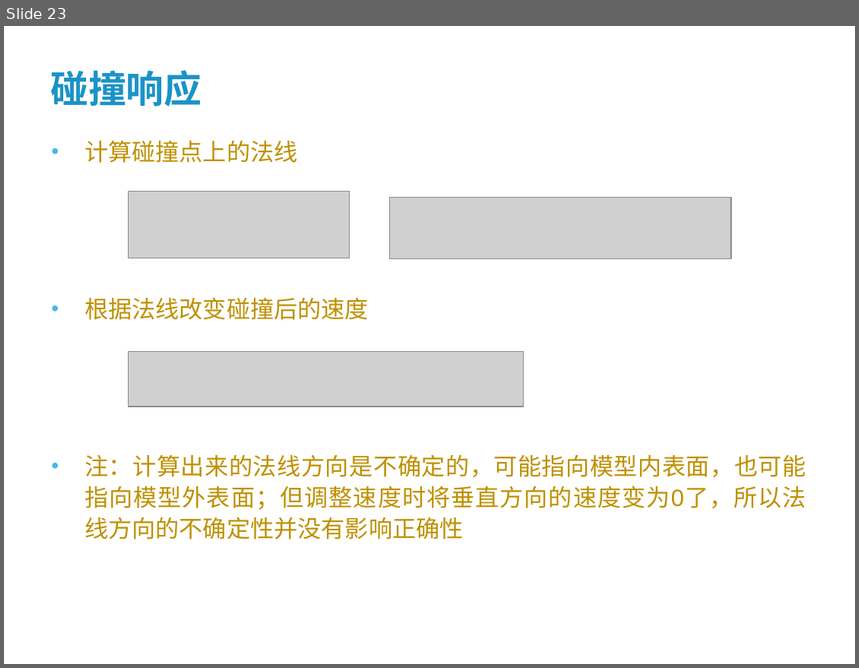
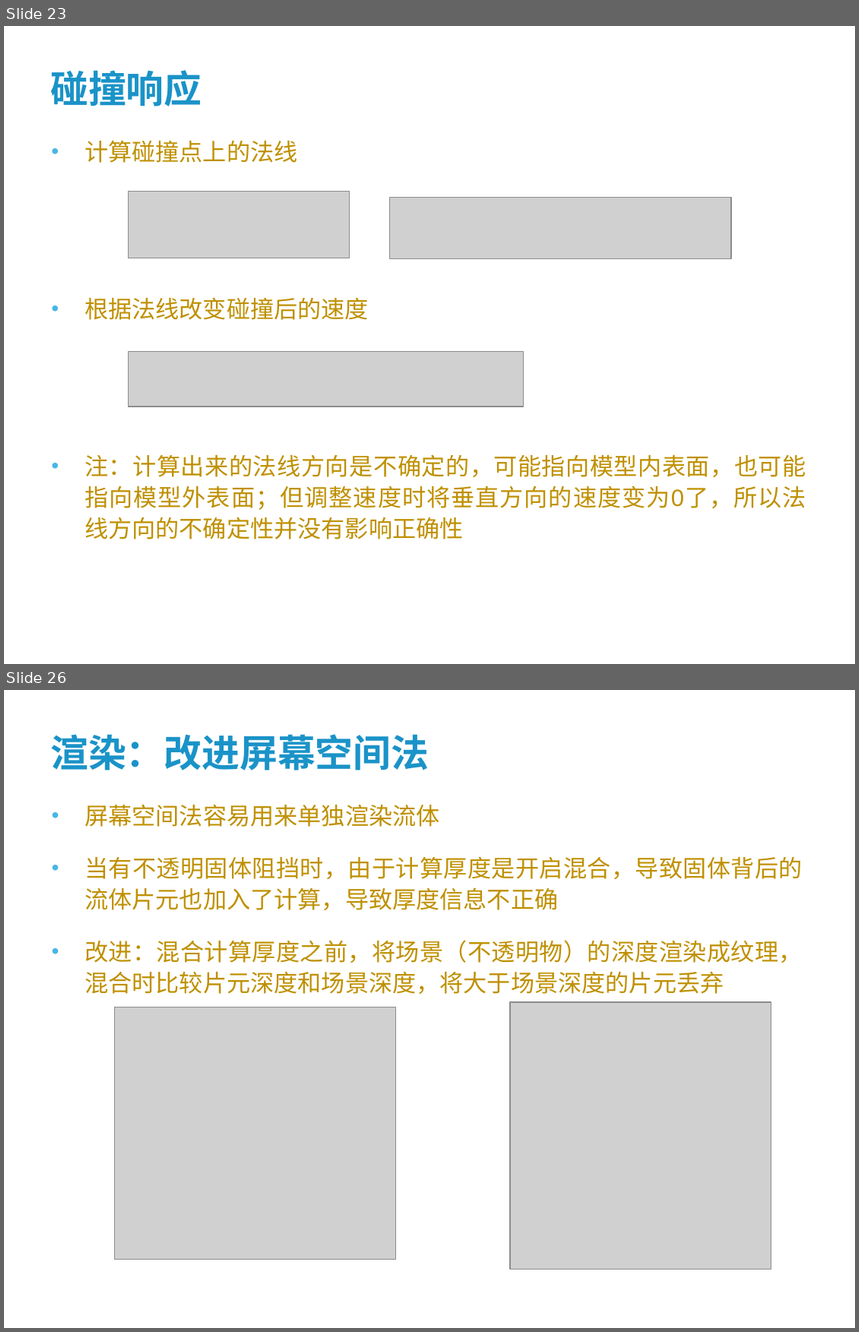
Before and after one commit to wsxmm1153/dissertation, a slide deck: paper/答辩讲稿.ppt. Shown one above the other, each under a label of ours: slide 23 before the commit, slides 23 and 26 after it; the slides between them are not shown. The pictures are 859x668 and 859x1332 pixels, drawn with LibreOffice and Linux fonts; fonts in the diff are those of the drawing; grey boxes stand for pictures; background and template pictures are left out. Boxes give left, top, right and bottom in pixels: in the first picture for what was removed or moved away, otherwise in the second. Text is boxed around its words. In the diff, an @@ line names an element or a change of style, - is before the commit and + after.

Commit message:
渲染效果

```diff
--- a/paper/答辩讲稿.ppt
+++ b/paper/答辩讲稿.ppt
@@ slide 26 added at (4,690,855,1328), background #FFFFFF @@
@@ title added at (50,734,429,771), 32 pt, text #1A93C8, bold @@
+渲染：改进屏幕空间法
@@ text added at (85,804,803,994), 20 pt, text #BF9000 @@
+• 屏幕空间法容易用来单独渲染流体
+• 当有不透明固体阻挡时，由于计算厚度是开启混合，导致固体背后的流体片元也加入了计算，导致厚度信息不正确
+• 改进：混合计算厚度之前，将场景（不透明物）的深度渲染成纹理，混合时比较片元深度和场景深度，将大于场景深度的片元丢弃
@@ picture added at (115,1007,396,1259) @@
@@ picture added at (510,1002,772,1270) @@
```
Also in this commit, not shown: 4 slides changed, 4 other files.
